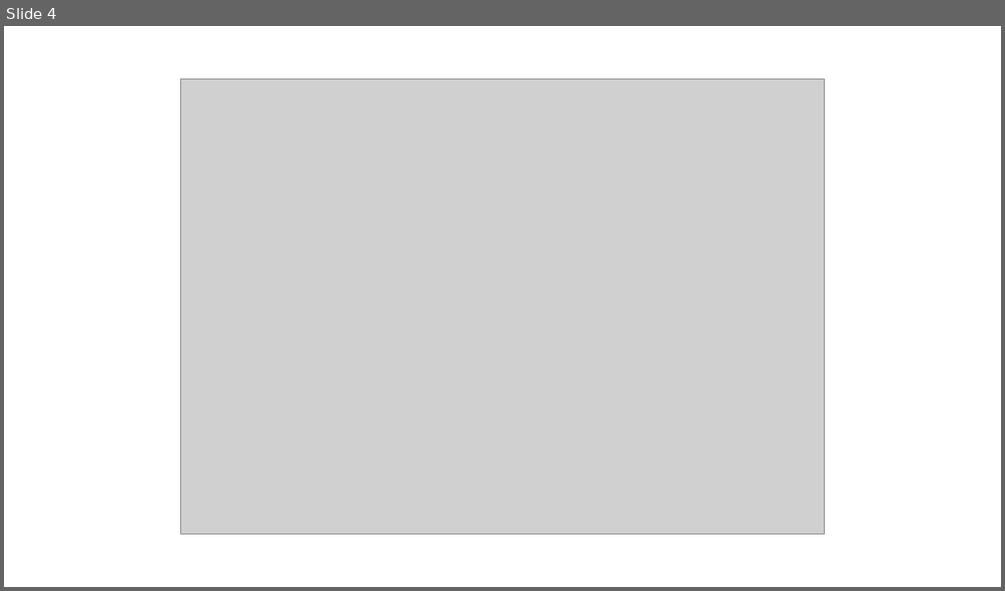
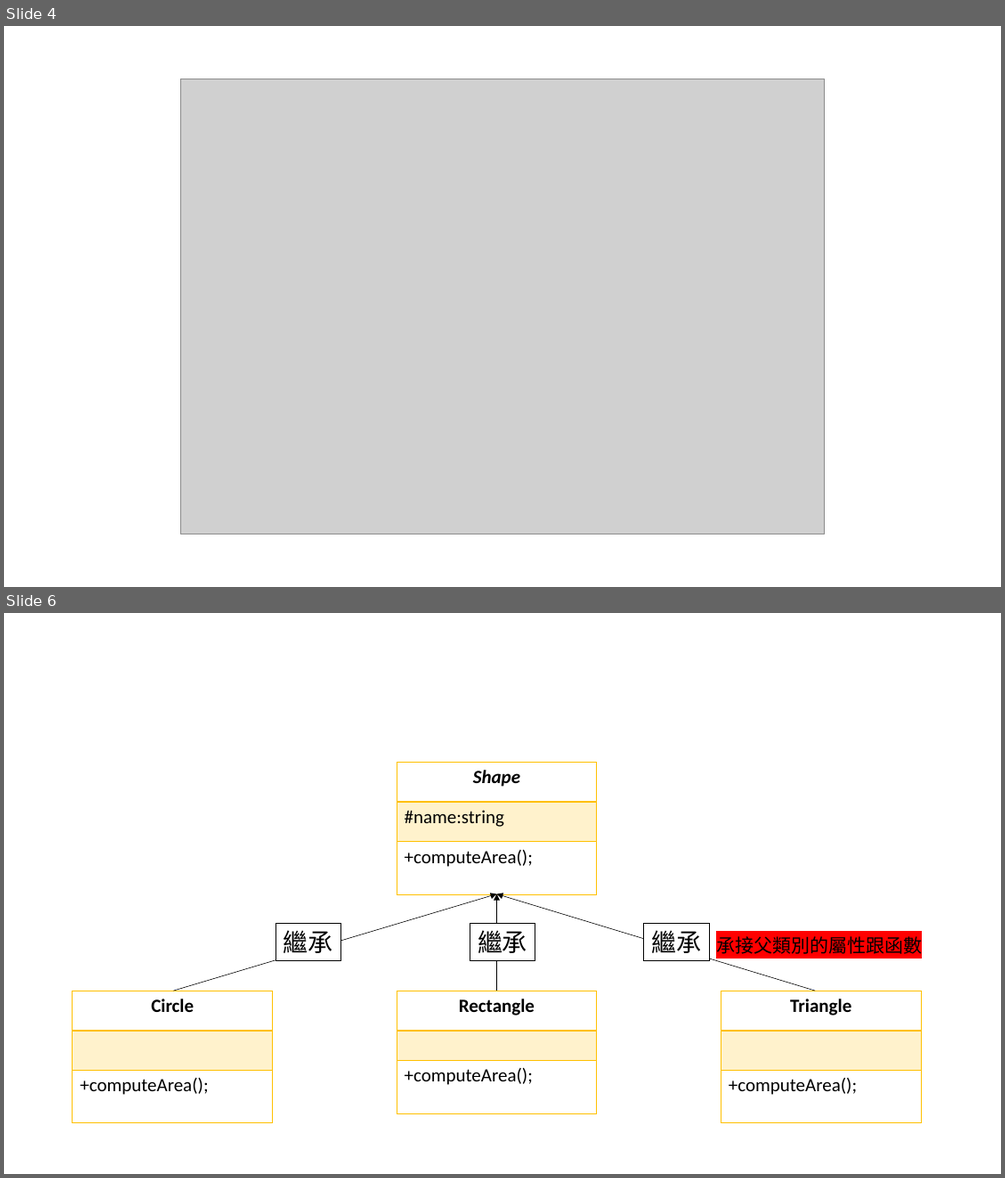
Before and after one commit to Lukaka4331/eclipse-workspace, a slide deck: OOP_PracticeQuestions/Java_Object_Oriented_Programming(OOP)_Design_Pattern.pptx. Shown one above the other, each under a label of ours: slide 4 before the commit, slides 4 and 6 after it; the slides between them are not shown. The pictures are 1005x591 and 1005x1178 pixels, drawn with LibreOffice and Linux fonts; fonts in the diff are those of the drawing; grey boxes stand for pictures. Boxes give left, top, right and bottom in pixels: in the first picture for what was removed or moved away, otherwise in the second. Text is boxed around its words. In the diff, an @@ line names an element or a change of style, - is before the commit and + after.

```diff
--- a/OOP_PracticeQuestions/Java_Object_Oriented_Programming(OOP)_Design_Pattern.pptx
+++ b/OOP_PracticeQuestions/Java_Object_Oriented_Programming(OOP)_Design_Pattern.pptx
@@ slide 6 added at [4, 613, 1001, 1174], background #FFFFFF @@
@@ table added at [396, 763, 596, 894], 3 rows, 1 columns @@
+Shape
+#name:string
++computeArea();
@@ arrow added from (174, 990) to (497, 894), #000000 0.5 pt @@
@@ arrow added from (497, 990) to (497, 894), #000000 0.5 pt @@
@@ arrow added from (816, 990) to (497, 894), #000000 0.5 pt @@
@@ rectangle added at [275, 924, 340, 961], fill #FFFFFF, outline #000000 0.75 pt, 24 pt, text #000000 @@
+繼承
@@ rectangle added at [469, 924, 535, 961], fill #FFFFFF, outline #000000 0.75 pt, 24 pt, text #000000 @@
+繼承
@@ rectangle added at [644, 924, 709, 961], fill #FFFFFF, outline #000000 0.75 pt, 24 pt, text #000000 @@
+繼承
@@ text added at [716, 936, 922, 954], 18 pt, text #000000 @@
+承接父類別的屬性跟函數
@@ table added at [73, 990, 273, 1122], 3 rows, 1 columns @@
+Circle
+
++computeArea();
@@ table added at [396, 990, 596, 1112], 3 rows, 1 columns @@
+Rectangle
+
++computeArea();
@@ table added at [721, 990, 921, 1122], 3 rows, 1 columns @@
+Triangle
+
++computeArea();
```
Also in this commit, not shown: 1 slide changed, 2 other slides added, 3 other files.
